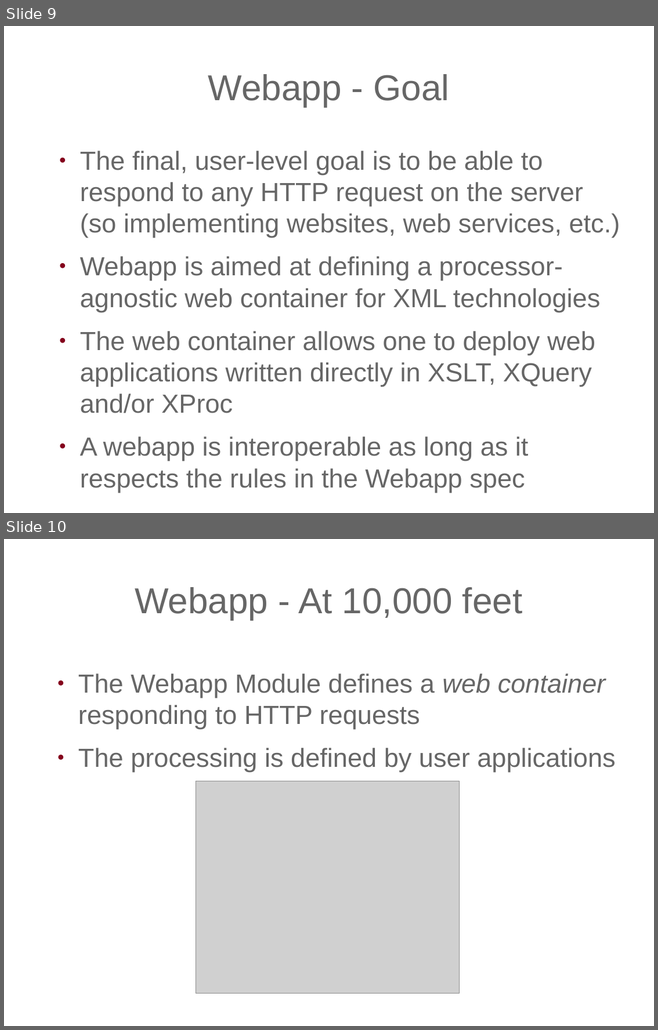
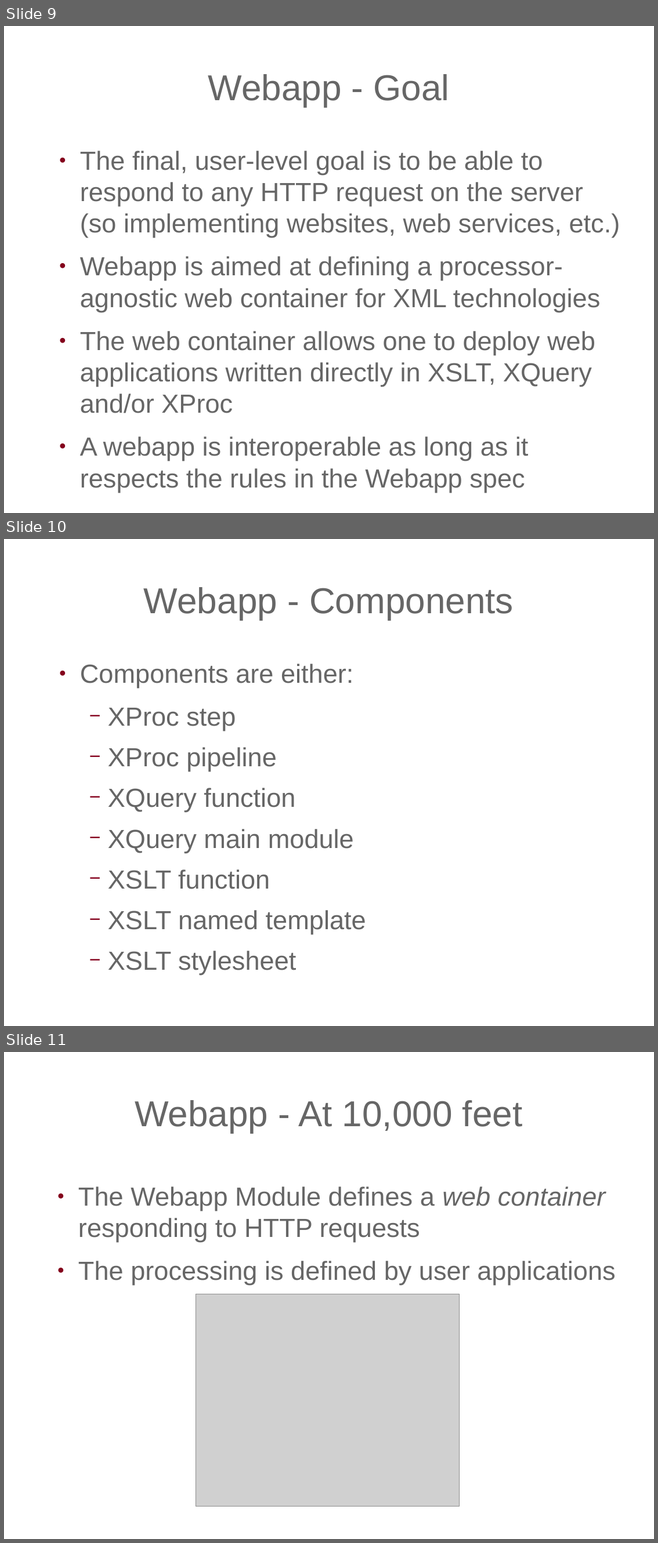
Before and after one commit to expath/expath-www, a slide deck: misc/2011-prague/presentation/fgeorges-servlex.odp. Shown one above the other, each under a label of ours: slides 9 and 10 before the commit, slides 9, 10 and 11 after it. The pictures are 658x1030 and 658x1543 pixels, drawn with LibreOffice and Linux fonts; fonts in the diff are those of the drawing; grey boxes stand for pictures; background and template pictures are left out. Boxes give left, top, right and bottom in pixels: in the first picture for what was removed or moved away, otherwise in the second. Text is boxed around its words. In the diff, an @@ line names an element or a change of style, - is before the commit and + after.

```diff
--- a/misc/2011-prague/presentation/fgeorges-servlex.odp
+++ b/misc/2011-prague/presentation/fgeorges-servlex.odp
@@ slide 10 added at box(4, 539, 654, 1026), background picture (left out) @@
@@ title added at box(144, 587, 513, 620), 44 pt, text #666666 @@
+Webapp - Components
@@ text added at box(80, 664, 366, 975), 32 pt, text #666666 @@
+● Components are either:
+  − XProc step
+  − XProc pipeline
+  − XQuery function
+  − XQuery main module
+  − XSLT function
+  − XSLT named template
+  − XSLT stylesheet
@@ what was slide 10 is now slide 11 @@
```
Also in this commit, not shown: 1 slide changed, 3 other slides added.
